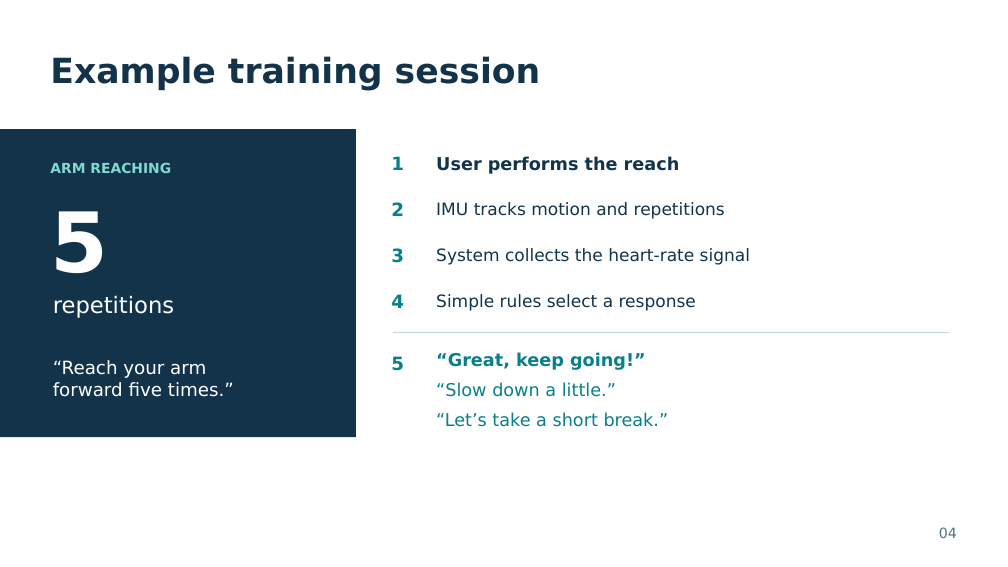
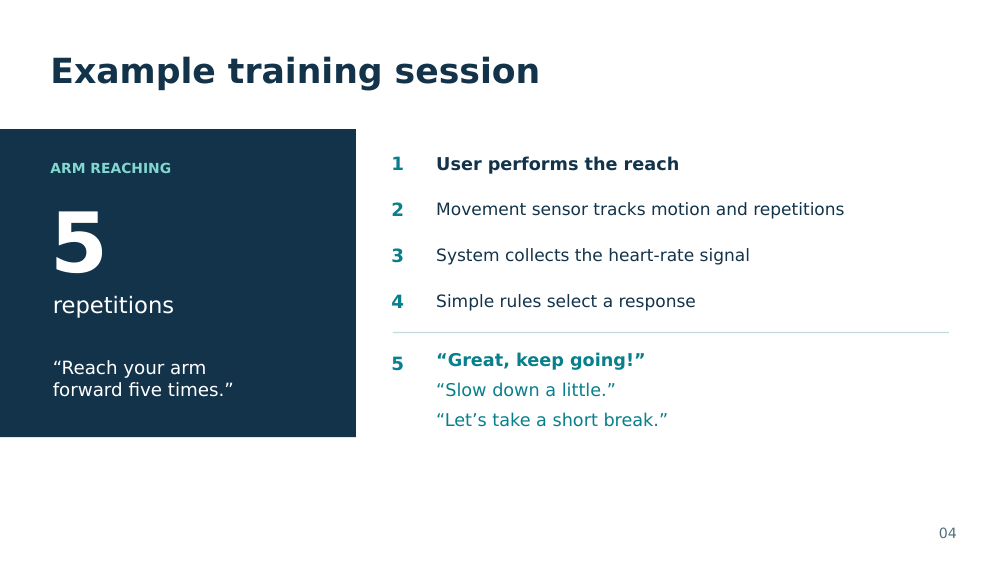
Before and after one commit to AndrianaSm/adaptive-training-assistant, a slide deck: slide 4 of Fabricaation.pptx. Drawn at 1008x567 pixels with LibreOffice and Linux fonts; fonts in the diff are those of the drawing. Boxes give left, top, right and bottom in pixels: in the first picture for what was removed or moved away, otherwise in the second. Text is boxed around its words. In the diff, an @@ line names an element or a change of style, - is before the commit and + after.

```diff
--- a/Fabricaation.pptx
+++ b/Fabricaation.pptx
@@ text at <box>436,202,844,219</box>: text changed @@
-IMU tracks motion and repetitions
+Movement sensor tracks motion and repetitions
```
Also in this commit, not shown: 3 other slides changed.
